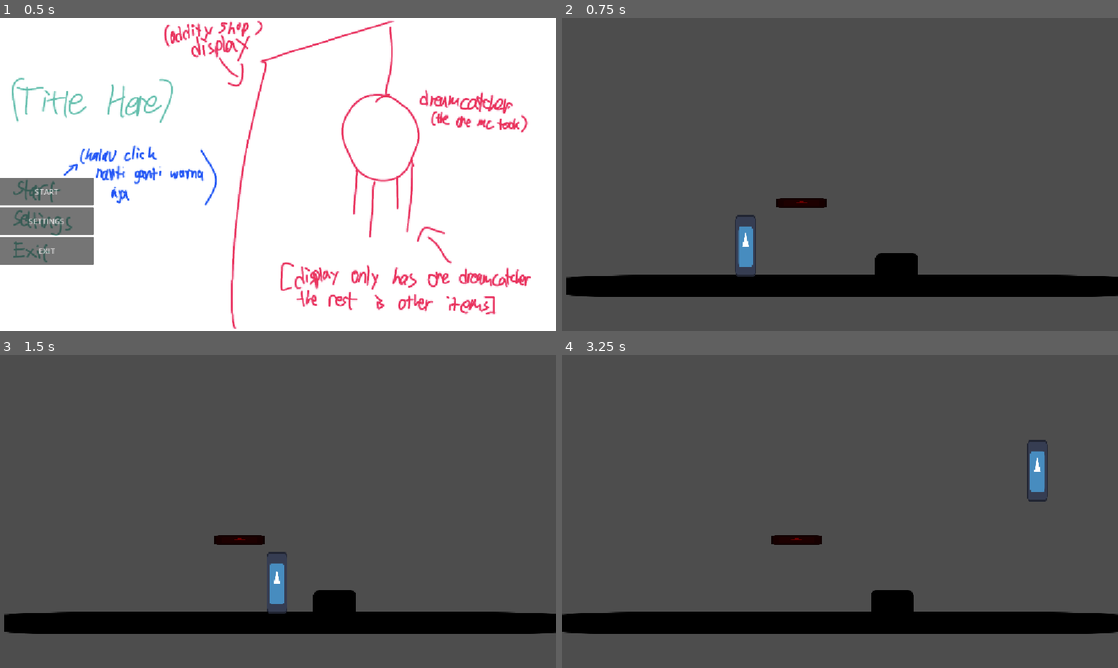
Above: before the commit, frames 1-4 (two rows, left to right).
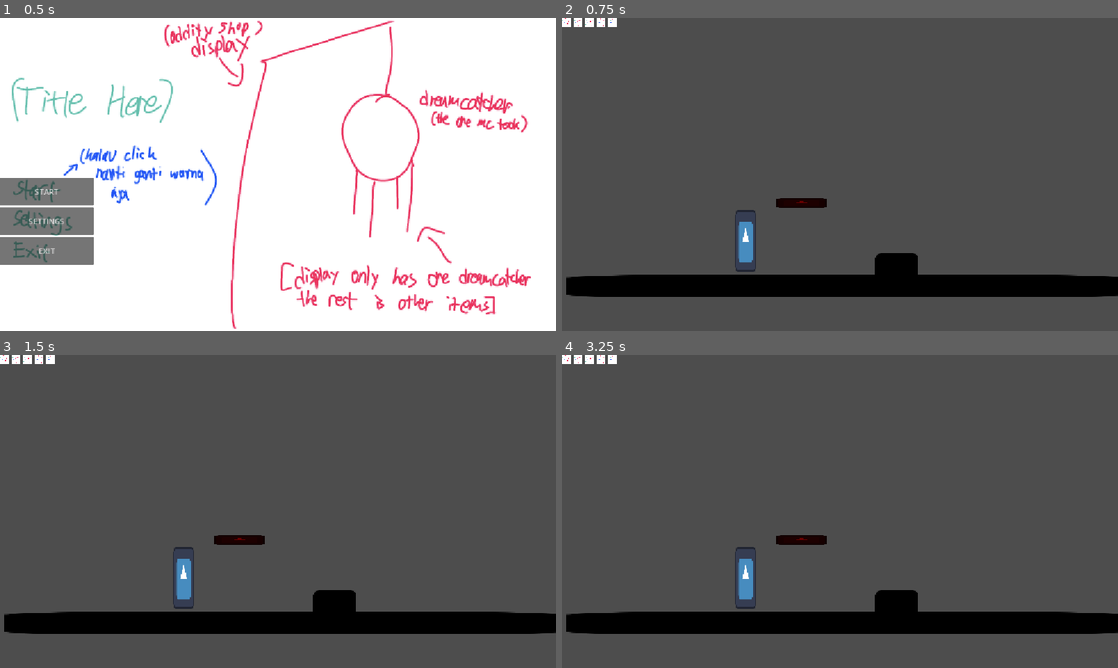
Above: after the commit, the same moments.

Repository: Medcro/GameBijiWIDAI2026
Game: Godot game, scene res://scenes/main_menu.tscn
Same seed, same stepped clock (60 frames per second), same inputs: the game is played once before the commit and once after it. The engine's default icon, where the game draws it, is replaced by a stand-in: a white triangle on a blue panel in a dark square.
Inputs (mouse positions are in pixels of both pictures, inside the frame that each line leads up to):
- Up to frame 1 (0.5 s): no input
- Up to frame 2 (0.75 s): click "START" at 0.5 s
- Up to frame 3 (1.5 s): tap Enter at 1.25 s; move the mouse to (400, 495) at 1.27 s; hold Right (ui_right) from 1.28 s (still down); tap Z (Dash) at 1.35 s; click (400, 495) at 1.42 s
- Up to frame 4 (3.25 s): tap C (Jump) at 1.52, 2.27 s; move the mouse to (728, 527) at 2.02 s; tap Z (Dash) at 2.1, 2.85 s; tap Space at 2.75 s; move the mouse to (895, 442) at 2.77 s; release Right (ui_right) at 2.78 s; hold Left (ui_left) from 2.78 s (still down)

Frame 1 is identical in both runs. In frame 2, 0.5% of the frame differs, in the area x 0-35%, y 0-83%; in frame 3, 1.1%; in frame 4, 1.4%, in the area x 0-100%, y 0-90%.
Error after the commit: Parse Error: Identifier "alive" not declared in the current scope. (res://scripts/player.gd:48)

Commit message:
feat health plus animasi

Diff:
--- a/scenes/player.tscn
+++ b/scenes/player.tscn
@@ -1,7 +1,8 @@
-[gd_scene load_steps=4 format=3 uid="uid://dxl1dmwln6gom"]
+[gd_scene load_steps=5 format=3 uid="uid://dxl1dmwln6gom"]
 
 [ext_resource type="Script" uid="uid://bvpki648kuwk2" path="res://scripts/player.gd" id="1_g2els"]
 [ext_resource type="Texture2D" uid="uid://5w0yxw8w6x31" path="res://assets/icon.svg" id="2_qhqgy"]
+[ext_resource type="Texture2D" uid="uid://2s6kd06i17p8" path="res://assets/UI/placeholder.png" id="3_qhqgy"]
 
 [sub_resource type="CapsuleShape2D" id="CapsuleShape2D_dqkch"]
 radius = 22.0
@@ -9,6 +10,15 @@
 
 [node name="Player" type="CharacterBody2D"]
 script = ExtResource("1_g2els")
+hp = null
+speed = null
+jump = null
+gravity = null
+dash_speed = null
+dash_duration = null
+dash_cooldown = null
+has_agility_essence = null
+has_flight_essence = null
 
 [node name="Sprite2D" type="Sprite2D" parent="."]
 position = Vector2(3.500001, 0)
@@ -18,3 +28,54 @@
 [node name="CollisionShape2D" type="CollisionShape2D" parent="."]
 position = Vector2(3, 0)
 shape = SubResource("CapsuleShape2D_dqkch")
+
+[node name="CanvasLayer" type="CanvasLayer" parent="."]
+
+[node name="HBoxContainer" type="HBoxContainer" parent="CanvasLayer"]
+offset_right = 40.0
+offset_bottom = 40.0
+
+[node name="heart" type="TextureRect" parent="CanvasLayer/HBoxContainer"]
+custom_minimum_size = Vector2(20, 0)
+layout_mode = 2
+
+[node name="Sprite2D" type="Sprite2D" parent="CanvasLayer/HBoxContainer/heart"]
+position = Vector2(9, 9.375)
+scale = Vector2(0.01639535, 0.027294306)
+texture = ExtResource("3_qhqgy")
+
+[node name="heart2" type="TextureRect" parent="CanvasLayer/HBoxContainer"]
+custom_minimum_size = Vector2(20, 0)
+layout_mode = 2
+
+[node name="Sprite2D" type="Sprite2D" parent="CanvasLayer/HBoxContainer/heart2"]
+position = Vector2(9, 9.375)
+scale = Vector2(0.01639535, 0.027294306)
+texture = ExtResource("3_qhqgy")
+
+[node name="heart3" type="TextureRect" parent="CanvasLayer/HBoxContainer"]
+custom_minimum_size = Vector2(20, 0)
+layout_mode = 2
+
+[node name="Sprite2D" type="Sprite2D" parent="CanvasLayer/HBoxContainer/heart3"]
+position = Vector2(9, 9.375)
+scale = Vector2(0.01639535, 0.027294306)
+texture = ExtResource("3_qhqgy")
+
+[node name="heart4" type="TextureRect" parent="CanvasLayer/HBoxContainer"]
+custom_minimum_size = Vector2(20, 0)
+layout_mode = 2
+
+[node name="Sprite2D" type="Sprite2D" parent="CanvasLayer/HBoxContainer/heart4"]
+position = Vector2(9, 9.375)
+scale = Vector2(0.01639535, 0.027294306)
+texture = ExtResource("3_qhqgy")
+
+[node name="heart5" type="TextureRect" parent="CanvasLayer/HBoxContainer"]
+custom_minimum_size = Vector2(20, 0)
+layout_mode = 2
+
+[node name="Sprite2D" type="Sprite2D" parent="CanvasLayer/HBoxContainer/heart5"]
+position = Vector2(9, 9.375)
+scale = Vector2(0.01639535, 0.027294306)
+texture = ExtResource("3_qhqgy")
--- a/scripts/player.gd
+++ b/scripts/player.gd
@@ -14,6 +14,8 @@
 var dash_cooldown_timer : float = 0.0 # init
 var is_dashing : bool = false
 var facing_direction : float = 1.0 # positif -> kanan, negatif -> kiri
+var hearts_list : Array[TextureRect]
+var health = 5
 
 # Essence Attributes
 @export var has_agility_essence : bool = false
@@ -21,6 +23,36 @@
 
 var is_invincible : bool = false
 var can_double_jump : bool = false
+
+func _ready() -> void:
+	var hearts_parents= $CanvasLayer/HBoxContainer
+	for child in hearts_parents.get_children():
+		hearts_list.append(child)
+	print(hearts_list)
+
+func take_damage():
+	if health>0:
+		health -=1
+		#$node.play("damage")
+		update_heart_display()
+
+func update_heart_display():
+	for i in range(hearts_list.size()):
+		hearts_list[i].visible = i<health
+
+	if health == 1:
+		hearts_list[0].get_child(0).play("")
+	elif health > 1:
+		hearts_list[0].get_child(0).play("")
+	if health <= 0:
+		alive = false
+		death()
+
+func heal():
+	# harusnya ada if dream bar disini si
+	health += 1
+	update_heart_display()
+	#$node.play("heal")
 
 func _physics_process(delta: float) -> void:
 	var direction = Input.get_axis("ui_left", "ui_right")
